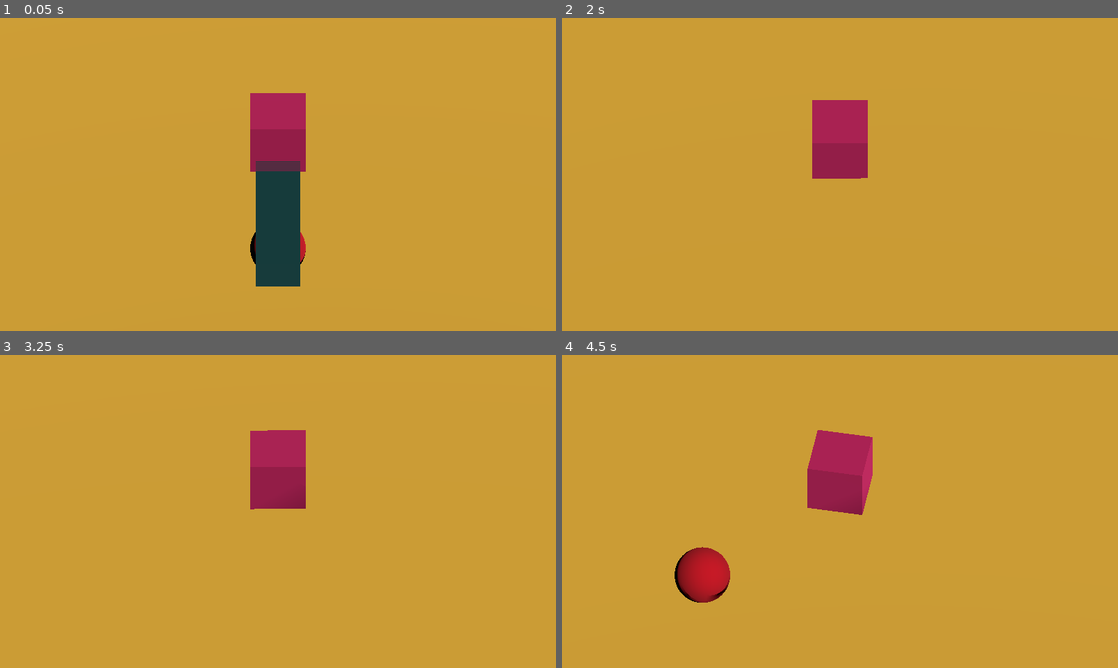
Above: before the commit, frames 1-4 (two rows, left to right).
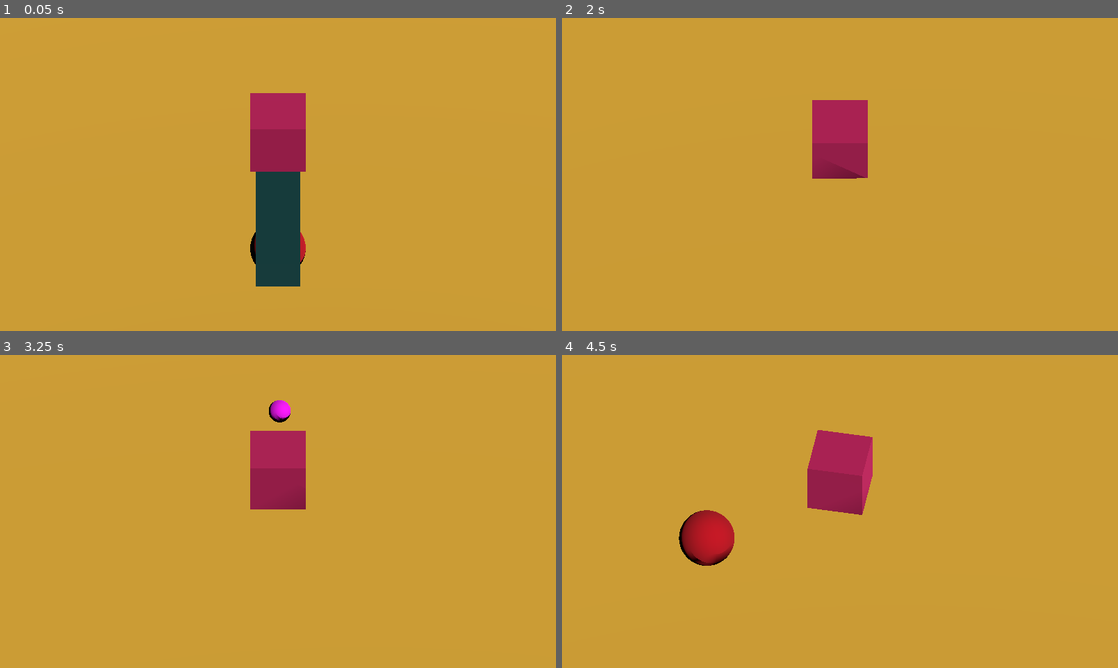
Above: after the commit, the same moments.

Repository: pazfelipe/godot-cube-test
Game: Godot game, scene res://main.tscn
Two runs of this game, one before a commit and one after it. Both use one fixed random seed, a clock stepped at 60 frames per second and the inputs below.
Inputs (mouse positions are in pixels of both pictures, inside the frame that each line leads up to):
- Up to frame 1 (0.05 s): no input
- Up to frame 2 (2 s): tap Enter at 0.5 s; move the mouse to (962, 158) at 0.52 s; hold Right (ui_right) 0.53-1.28 s; click (962, 158) at 0.67 s; move the mouse to (728, 190) at 1.27 s; hold Down (ui_down) from 1.28 s (still down)
- Up to frame 3 (3.25 s): move the mouse to (333, 442) at 2.02 s; release Down (ui_down) at 2.03 s; hold Right (ui_right) 2.03-2.78 s; tap Space at 2.75 s; move the mouse to (250, 574) at 2.77 s; hold Up (ui_up) from 2.78 s (still down); click (250, 574) at 2.92 s
- Up to frame 4 (4.5 s): move the mouse to (1006, 558) at 3.52 s; release Up (ui_up) at 3.53 s; hold Left (ui_left) from 3.53 s (still down); move the mouse to (673, 464) at 4.27 s

The runs differ from the first frame. In frame 1, 0.1% of the frame differs, in the area x 46-54%, y 45-50%; in frame 2, 0.1%; in frame 3, 0.3%; in frame 4, 2.4%, in the area x 20-56%, y 25-80%.

Commit message:
refactor: update bullet initialization and scene structure. Changed bullet direction initialization to a dedicated function, modified bullet scene resources for clarity, and adjusted character shooting logic to set bullet direction upon instantiation.

Diff:
--- a/Bullet.tscn
+++ b/Bullet.tscn
@@ -2,24 +2,25 @@
 
 [ext_resource type="Script" uid="uid://da0m5n7tc3ct8" path="res://bullet.gd" id="1_ayd6b"]
 
-[sub_resource type="SphereMesh" id="SphereMesh_6bhup"]
+[sub_resource type="SphereShape3D" id="SphereShape3D_6bhup"]
+radius = 0.1
+
+[sub_resource type="SphereMesh" id="SphereMesh_ayd6b"]
 radius = 0.1
 height = 0.2
 
-[sub_resource type="StandardMaterial3D" id="StandardMaterial3D_etv04"]
-albedo_color = Color(0.434087, 0.41297, 1, 1)
-
-[sub_resource type="SphereShape3D" id="SphereShape3D_6bhup"]
-radius = 0.1
+[sub_resource type="StandardMaterial3D" id="StandardMaterial3D_4s4u5"]
+albedo_color = Color(0.983935, 0.000840363, 0.990295, 1)
 
 [node name="Bullet" type="CharacterBody3D"]
 transform = Transform3D(1, 0, 0, 0, 1, 0, 0, 0, 1, 0, 1.5, 0)
+collision_mask = 5
 motion_mode = 1
 script = ExtResource("1_ayd6b")
 
-[node name="MeshInstance3D" type="MeshInstance3D" parent="."]
-mesh = SubResource("SphereMesh_6bhup")
-surface_material_override/0 = SubResource("StandardMaterial3D_etv04")
-
 [node name="CollisionShape3D" type="CollisionShape3D" parent="."]
 shape = SubResource("SphereShape3D_6bhup")
+
+[node name="MeshInstance3D" type="MeshInstance3D" parent="."]
+mesh = SubResource("SphereMesh_ayd6b")
+surface_material_override/0 = SubResource("StandardMaterial3D_4s4u5")
--- a/bullet.gd
+++ b/bullet.gd
@@ -3,14 +3,14 @@
 @export var speed: float = 20.0
 var direction := Vector3.ZERO
 
-func _ready():
-	direction = -global_transform.basis.z.normalized()
-	velocity = direction * speed
+func initialize(dir: Vector3):
+	direction = dir.normalized()
 
 func _physics_process(delta):
+	velocity = direction * speed
 	move_and_slide()
 
-	# Auto-destruir fora da tela
+	# Destruir quando sair da tela
 	var cam = get_viewport().get_camera_3d()
 	if cam:
 		var screen_pos = cam.unproject_position(global_position)
--- a/char.gd
+++ b/char.gd
@@ -9,7 +9,12 @@
 
 func _ready():
 	global_transform.origin.y = 1.0
-	print("Teste:", "_ready no char")
+
+func _process(delta):
+	_shoot_timer += delta
+	if _shoot_timer >= shoot_interval:
+		_shoot_timer = 0.0
+		_shoot()
 
 func _physics_process(_delta):
 	var direction = Vector3.ZERO
@@ -61,19 +66,12 @@
 	# Adiciona gravidade (ou mantém no chão)
 	velocity.y -= 9.8 * _delta  # ou 0 se você quiser fixo
 
-	#print("CHAR POS: ", global_transform.origin)
-
 	move_and_slide()
 
 	if global_transform.origin.y < -10.0:
 		global_transform.origin.y = 1.0
 		print("Resetou altura")
 
-	# Disparo automático
-	_shoot_timer += _delta
-	if _shoot_timer >= shoot_interval:
-		_shoot_timer = 0.0
-		_shoot()
 
 
 func _shoot():
@@ -81,10 +79,12 @@
 		return
 
 	var forward = -camera.global_transform.basis.z.normalized()
-	var spawn_position = global_transform.origin + forward * 3.0 + Vector3.UP * 1.5
+	var spawn_position = global_transform.origin + forward * -0.5
+	spawn_position.y = 1.5
 	var basis = Basis().looking_at(forward, Vector3.UP)
 	var transform = Transform3D(basis, spawn_position)
 
 	var bullet = bullet_scene.instantiate()
 	bullet.global_transform = transform
 	get_tree().current_scene.add_child(bullet)
+	bullet.initialize(forward)  # <-- aqui define a direção após o spawn
--- a/enemy.gd
+++ b/enemy.gd
@@ -6,7 +6,6 @@
 func _ready():
 	# Procura o personagem (ajuste o caminho se necessário)
 	target = get_parent().get_node_or_null("char")
-	print("chamando enemy")
 
 func _physics_process(delta):
 	if target == null:
--- a/main.tscn
+++ b/main.tscn
@@ -8,6 +8,14 @@
 [ext_resource type="Script" uid="uid://b6qux3wjl4yft" path="res://enemy_spawner.gd" id="6_7mycd"]
 [ext_resource type="PackedScene" uid="uid://n2a6eenx12sn" path="res://Bullet.tscn" id="7_5vw27"]
 
+[sub_resource type="BoxMesh" id="BoxMesh_0xm2m"]
+
+[sub_resource type="StandardMaterial3D" id="StandardMaterial3D_h2yge"]
+albedo_color = Color(0, 0.290563, 0.290728, 1)
+
+[sub_resource type="BoxShape3D" id="BoxShape3D_1bvp3"]
+size = Vector3(0.5, 0.75, 0.5)
+
 [sub_resource type="BoxMesh" id="BoxMesh_1bvp3"]
 
 [sub_resource type="StandardMaterial3D" id="StandardMaterial3D_lquwl"]
@@ -16,15 +24,13 @@
 [sub_resource type="BoxShape3D" id="BoxShape3D_lquwl"]
 size = Vector3(0.5, 1, 0.5)
 
-[sub_resource type="BoxMesh" id="BoxMesh_0xm2m"]
+[node name="Node3D" type="Node3D"]
 
-[sub_resource type="StandardMaterial3D" id="StandardMaterial3D_h2yge"]
-albedo_color = Color(0, 0.290563, 0.290728, 1)
-
-[sub_resource type="BoxShape3D" id="BoxShape3D_1bvp3"]
-size = Vector3(0.5, 0.75, 0.5)
-
-[node name="Node3D" type="Node3D"]
+[node name="GroundGenerator" type="Node3D" parent="."]
+script = ExtResource("3_h2yge")
+block_scene = ExtResource("4_1bvp3")
+infinite = true
+max_blocks = 500
 
 [node name="Camera3D" type="Camera3D" parent="." node_paths=PackedStringArray("target")]
 transform = Transform3D(1, 0, 0, 0, 0.703395, 0.710799, 0, -0.710799, 0.703395, 0, 5, 5)
@@ -39,7 +45,19 @@
 transform = Transform3D(0.707107, -0.5, 0.5, 0, 0.707107, 0.707107, -0.707107, -0.5, 0.5, 0, 0, 0)
 shadow_enabled = true
 
+[node name="tree" type="StaticBody3D" parent="."]
+
+[node name="MeshInstance3D" type="MeshInstance3D" parent="tree"]
+transform = Transform3D(0.4, 0, 0, 0, 1.5, 0, 0, 0, 0.5, 0, 0.75, 0)
+mesh = SubResource("BoxMesh_0xm2m")
+surface_material_override/0 = SubResource("StandardMaterial3D_h2yge")
+
+[node name="CollisionShape3D" type="CollisionShape3D" parent="tree"]
+transform = Transform3D(1, 0, 0, 0, 1, 0, 0, 0, 1, 0, 0.75, 0)
+shape = SubResource("BoxShape3D_1bvp3")
+
 [node name="char" type="CharacterBody3D" parent="." node_paths=PackedStringArray("camera")]
+collision_layer = 2
 script = ExtResource("2_h2yge")
 camera = NodePath("../Camera3D")
 bullet_scene = ExtResource("7_5vw27")
@@ -53,25 +71,10 @@
 transform = Transform3D(1, 0, 0, 0, 1, 0, 0, 0, 1, 0, 0.5, 0)
 shape = SubResource("BoxShape3D_lquwl")
 
-[node name="tree" type="StaticBody3D" parent="."]
-
-[node name="MeshInstance3D" type="MeshInstance3D" parent="tree"]
-transform = Transform3D(0.4, 0, 0, 0, 1.5, 0, 0, 0, 0.5, 0, 0.75, 0)
-mesh = SubResource("BoxMesh_0xm2m")
-surface_material_override/0 = SubResource("StandardMaterial3D_h2yge")
-
-[node name="CollisionShape3D" type="CollisionShape3D" parent="tree"]
-transform = Transform3D(1, 0, 0, 0, 1, 0, 0, 0, 1, 0, 0.75, 0)
-shape = SubResource("BoxShape3D_1bvp3")
-
-[node name="GroundGenerator" type="Node3D" parent="."]
-script = ExtResource("3_h2yge")
-block_scene = ExtResource("4_1bvp3")
-infinite = true
-max_blocks = 500
-
 [node name="EnemySpawner" parent="." instance=ExtResource("5_lquwl")]
 transform = Transform3D(1, 0, 0, 0, 1, 0, 0, 0, 1, 0, 0.25, 0)
+collision_layer = 4
+collision_mask = 10
 script = ExtResource("6_7mycd")
 enemy_scene = ExtResource("5_lquwl")
 spawn_interval_range = Vector2(1, 3)
